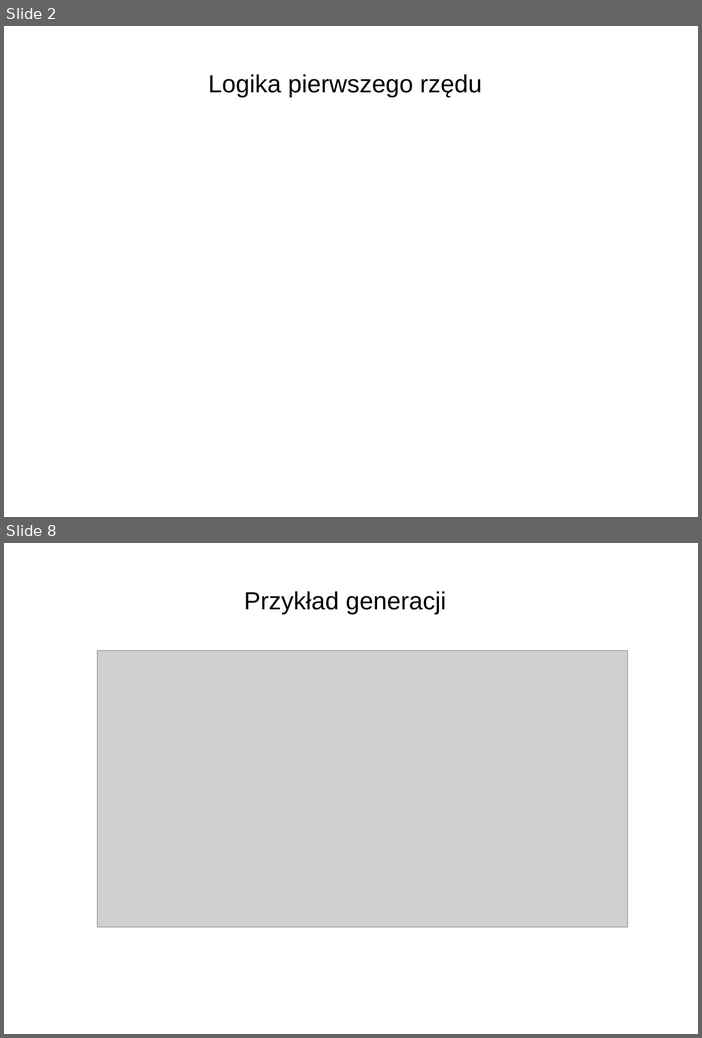
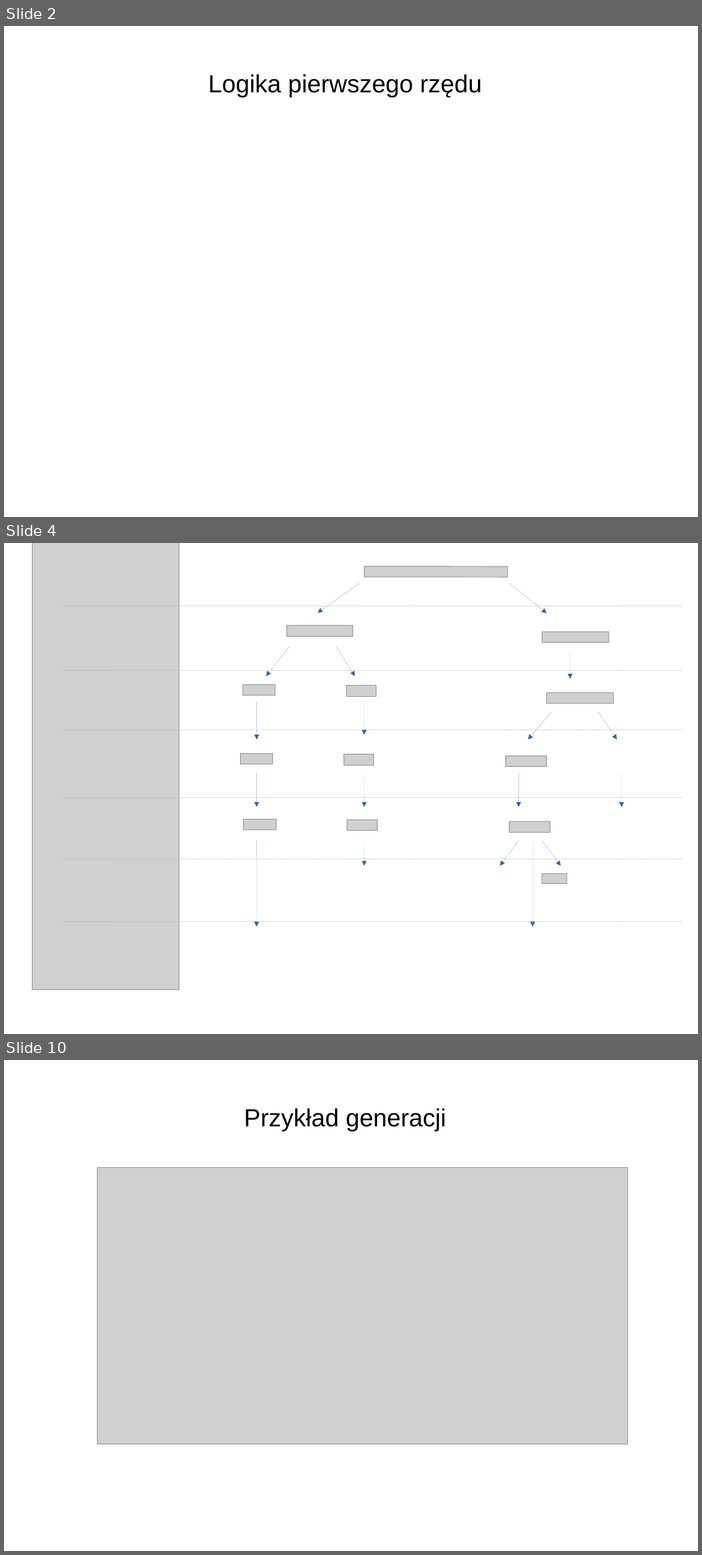
Before and after one commit to Mateusz-Grzelinski/set-research-documentation, a slide deck: bachelor.odp. Shown one above the other, each under a label of ours: slides 2 and 8 before the commit, slides 2, 4 and 10 after it; the slides between them are not shown. The pictures are 702x1038 and 702x1555 pixels, drawn with LibreOffice and Linux fonts; fonts in the diff are those of the drawing; grey boxes stand for pictures; background and template pictures are left out. Boxes give left, top, right and bottom in pixels: in the first picture for what was removed or moved away, otherwise in the second. Text is boxed around its words. In the diff, an @@ line names an element or a change of style, - is before the commit and + after.

```diff
--- a/bachelor.odp
+++ b/bachelor.odp
@@ slide 4 added at [4,543,698,1034], background picture (left out) @@
@@ picture added at [32,543,179,990] @@
@@ table added at [60,548,683,988], 7 rows, 2 columns @@
+ | 
+ | 
+ | 
+ | 
+ | 
+ | 
+ | 
@@ picture added at [364,566,507,577] @@
@@ arrow added from (360, 583) to (318, 612), #3465A4 0 pt @@
@@ arrow added from (510, 583) to (546, 613), #3465A4 0 pt @@
@@ picture added at [287,625,353,637] @@
@@ picture added at [543,632,609,642] @@
@@ arrow added from (289, 647) to (266, 676), #3465A4 0 pt @@
@@ arrow added from (336, 647) to (356, 676), #3465A4 0 pt @@
@@ arrow added from (571, 653) to (571, 679), #3465A4 0 pt @@
@@ picture added at [243,684,276,696] @@
@@ picture added at [346,685,376,696] @@
@@ arrow added from (257, 702) to (257, 740), #3465A4 0 pt @@
@@ arrow added from (364, 702) to (364, 735), #3465A4 0 pt @@
@@ picture added at [546,693,613,704] @@
@@ arrow added from (551, 712) to (529, 740), #3465A4 0 pt @@
@@ arrow added from (599, 712) to (618, 740), #3465A4 0 pt @@
@@ picture added at [241,753,273,764] @@
@@ picture added at [344,754,374,766] @@
@@ picture added at [506,756,546,767] @@
@@ arrow added from (257, 773) to (257, 807), #3465A4 0 pt @@
@@ arrow added from (364, 773) to (364, 807), #3465A4 0 pt @@
@@ arrow added from (519, 774) to (519, 807), #3465A4 0 pt @@
@@ arrow added from (622, 774) to (622, 807), #3465A4 0 pt @@
@@ picture added at [243,820,276,830] @@
@@ picture added at [347,820,377,831] @@
@@ picture added at [509,822,550,833] @@
@@ arrow added from (257, 841) to (257, 927), #3465A4 0 pt @@
@@ arrow added from (364, 841) to (364, 866), #3465A4 0 pt @@
@@ arrow added from (519, 841) to (501, 866), #3465A4 0 pt @@
@@ arrow added from (533, 841) to (533, 927), #3465A4 0 pt @@
@@ arrow added from (543, 841) to (561, 866), #3465A4 0 pt @@
@@ picture added at [542,873,567,883] @@
@@ what was slide 8 is now slide 10 @@
```
Also in this commit, not shown: 2 slides changed, 4 other slides added, 3 slides removed, 17 other files.
